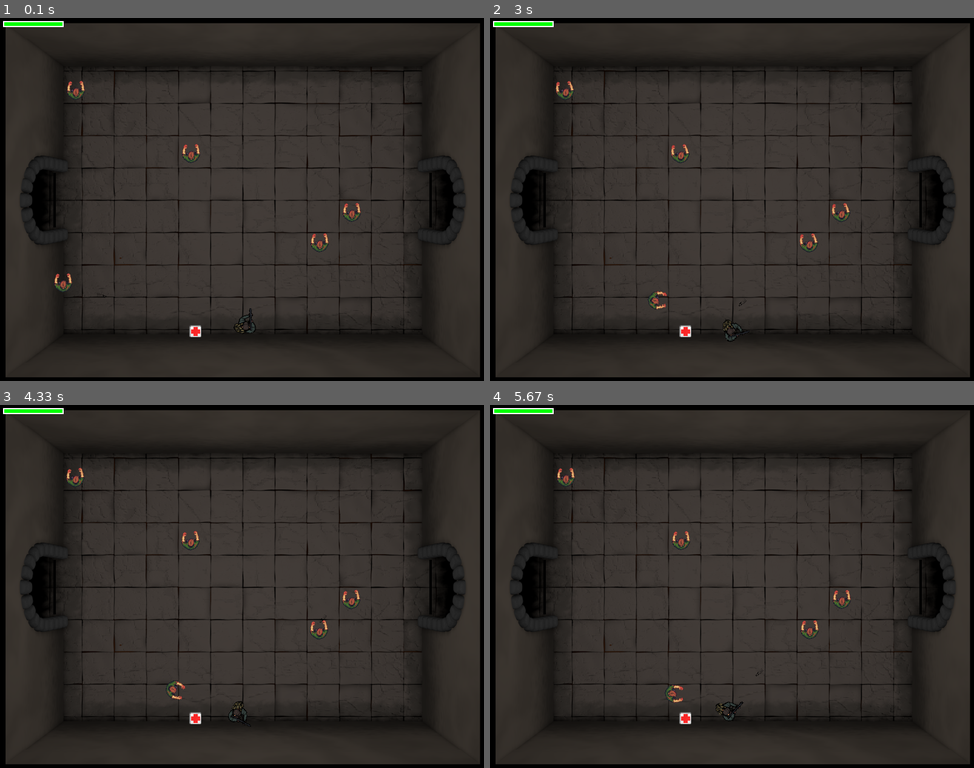
Above: before the commit, frames 1-4 (two rows, left to right).
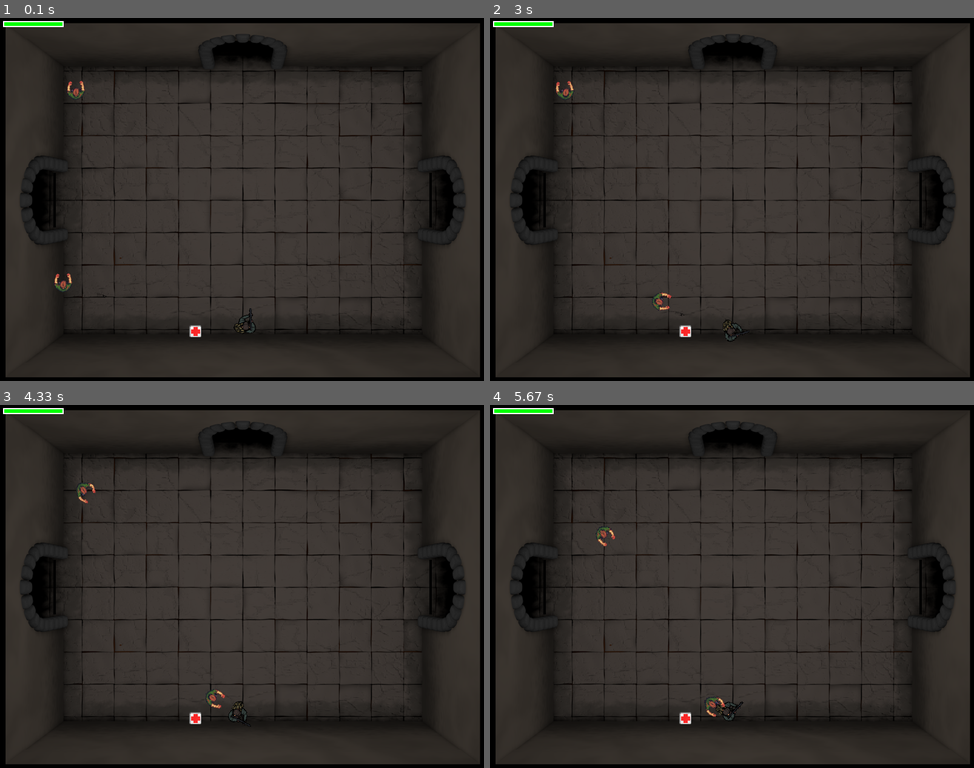
Above: after the commit, the same moments.

Repository: ArtMurMax/PhysTech_Game_project_DooM
Game: pygame game, started from DooM_main.py
Same seed, same stepped clock (60 frames per second), same inputs: the game is played once before the commit and once after it.
Inputs:
- Up to frame 1 (0.1 s): no input
- Up to frame 2 (3 s): hold Right 0.33-0.8 s; hold Right 0.83-1.3 s; hold D 0.83-1.3 s; hold Left 1.33-1.87 s; hold A 1.33-1.87 s; hold Left 1.9-2.3 s; hold A 1.9-2.3 s; hold Right 2.33-2.97 s; hold D 2.33-2.97 s
- Up to frame 3 (4.33 s): hold Left 3-3.47 s; hold A 3-3.47 s; hold Right 3.5-3.97 s; hold D 3.5-3.97 s; hold Right from 4 s (still down); hold D from 4 s (still down)
- Up to frame 4 (5.67 s): release Right at 4.47 s; release D at 4.47 s; hold Left 4.5-5.03 s; hold A 4.5-5.03 s; hold Left 5.07-5.47 s; hold A 5.07-5.47 s; hold Right from 5.5 s (still down); hold D from 5.5 s (still down)

The runs differ from the first frame. In frame 1, 0.9% of the frame differs, in the area x 37-75%, y 4-65%; in frame 2, 1.1%; in frame 3, 1.3%; in frame 4, 1.3%, in the area x 13-75%, y 4-86%.

Commit message:
Мелкие доработки

Diff:
--- a/DooM_consts.py
+++ b/DooM_consts.py
@@ -15,11 +15,11 @@
 BLUE = (0, 0, 255)
 YELLOW = (255, 255, 0)
 
-START = ('start', 5)
+START = ('start', 7)
 PR_LOC = START
 LOCATIONS = {
-    ('start', 5): [-1, ('r1', 5), -1, ('r11', 12), 5],
-    ('r1', 5): [-1, ('r2', 10), -1, ('start', 5), 4],
+    ('start', 7): [('r0', 4), ('r1', 5), -1, ('r11', 12), 2],
+    ('r1', 5): [-1, ('r2', 10), -1, ('start', 7), 2],
     ('r2', 10): [-1, -1, ('r3', 6), ('r1', 5), 1],
     ('r3', 6): [('r2', 10), -1, ('r4', 6), -1, 2],
     ('r4', 6): [('r3', 6), -1, ('r5', 13), -1, 2],
@@ -29,5 +29,6 @@
     ('r8', 11): [('r9', 6), ('r7', 5), -1, -1, 2],
     ('r9', 6): [('r10', 6), -1, ('r8', 11), -1, 2],
     ('r10', 6): [('r11', 12), -1, ('r9', 6), -1, 2],
-    ('r11', 12): [-1, ('start', 5), ('r10', 6), -1, 2]
+    ('r11', 12): [-1, ('start', 7), ('r10', 6), -1, 2],
+    ('r0', 4): [-1, -1, ('start', 7), -1, 1]
 }
--- a/DooM_objects.py
+++ b/DooM_objects.py
@@ -11,7 +11,7 @@
 locations_folder = os.path.join(img_folder, 'room2')
 mob_folder = os.path.join(img_folder, 'mob')
 bullet_img = pygame.transform.scale(pygame.image.load(os.path.join(img_folder, 'bullet.png')), (5, 16))
-invisible_bullet_img = bullet_img #pygame.image.load(os.path.join(img_folder, 'invisible_bullet.png'))
+invisible_bullet_img = pygame.transform.scale(pygame.image.load(os.path.join(img_folder, 'unvisible_bullet.png')), (5, 16))
 locations_imgs = [pygame.image.load(os.path.join(locations_folder, 'room00%02i.png' % (i))) for i in range(16)]
 medkit_img = pygame.transform.scale(pygame.image.load(os.path.join(img_folder, 'medkit.png')), (20, 20))
 pygame.mixer.init()
@@ -205,6 +205,8 @@
         if self.hp <= 0:
             self.kill()
             LOCATIONS[PR_LOC][-1] -= 1
+        if self.hp > 100:
+            self.hp = 100
 
     def move(self):
         self.angle += self.w
